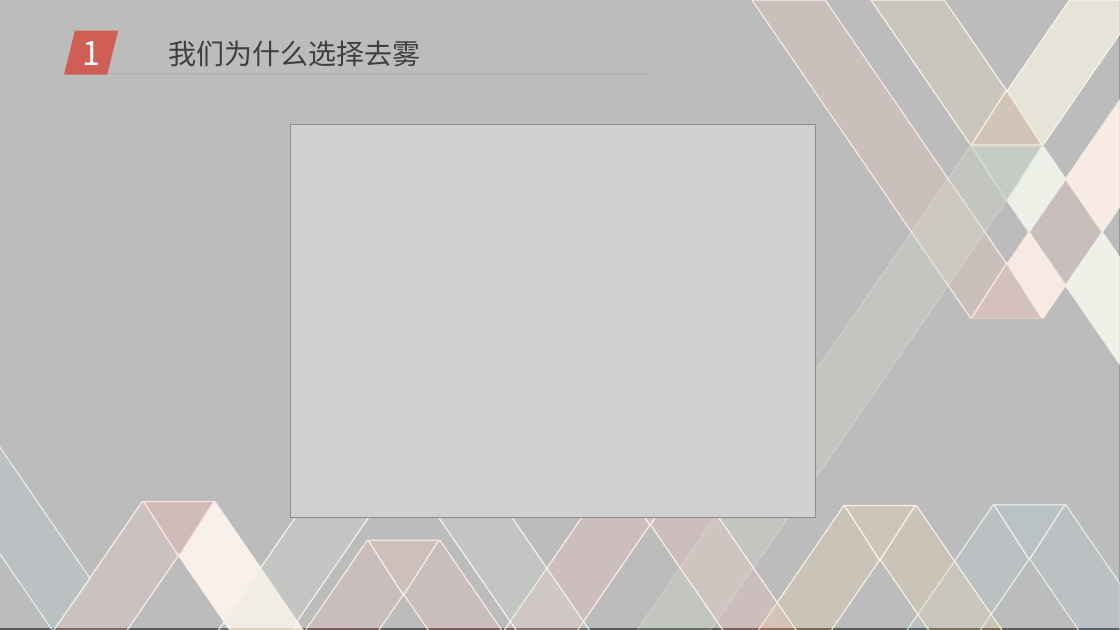
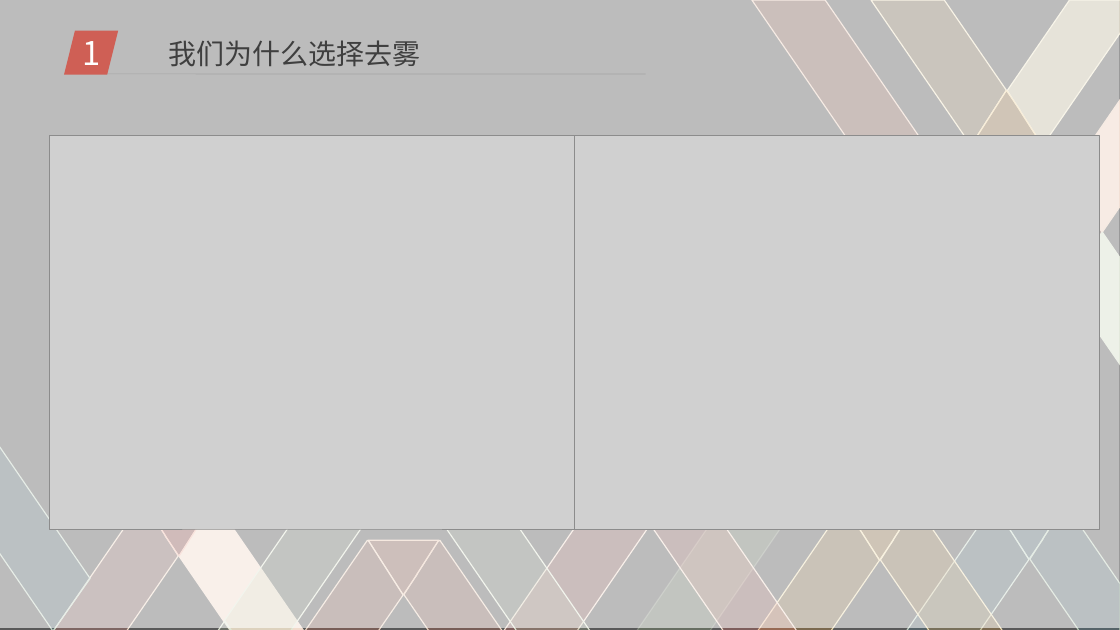
Before and after one commit to DigitalMedia2017-20/Mid-term, a slide deck: slide 3 of pre.ppt. Drawn at 1120x630 pixels with LibreOffice and Linux fonts; fonts in the diff are those of the drawing; grey boxes stand for pictures; background and template pictures are left out. Boxes give left, top, right and bottom in pixels: in the first picture for what was removed or moved away, otherwise in the second. Text is boxed around its words. In the diff, an @@ line names an element or a change of style, - is before the commit and + after.

```diff
--- a/pre.ppt
+++ b/pre.ppt
@@ picture: place and size @@
-picture at <box>290,124,815,518</box>
+picture at <box>50,135,574,529</box>
@@ picture added at <box>574,136,1099,530</box> @@
@@ freeform shape removed at <box>971,146,1042,201</box> @@
@@ freeform shape removed at <box>1007,146,1065,232</box> @@
@@ freeform shape removed at <box>1007,232,1065,317</box> @@
@@ freeform shape removed at <box>971,264,1042,318</box> @@
@@ freeform shape removed at <box>615,470,685,525</box> @@
```
Also in this commit, not shown: 8 other slides changed, 3 slides added.
